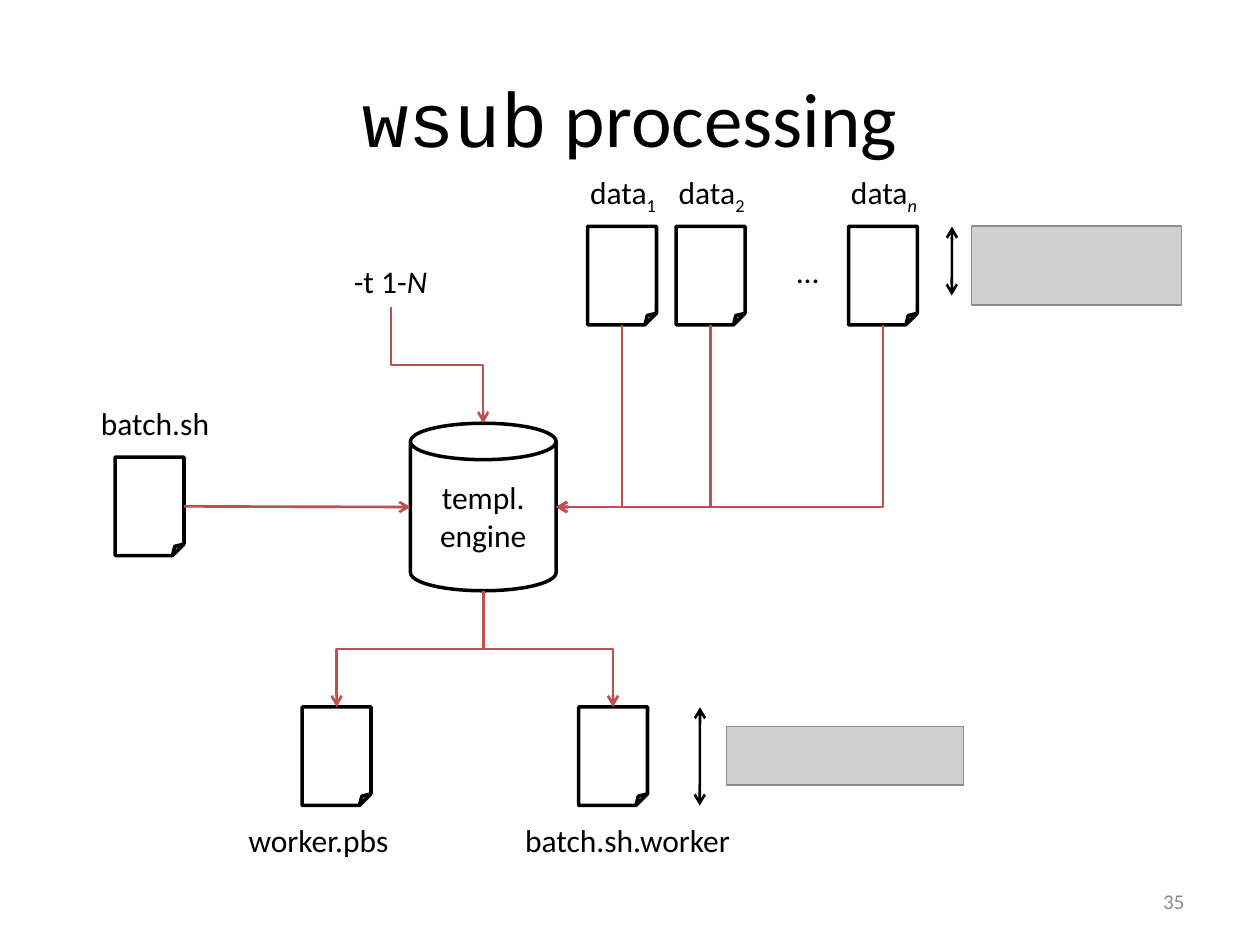
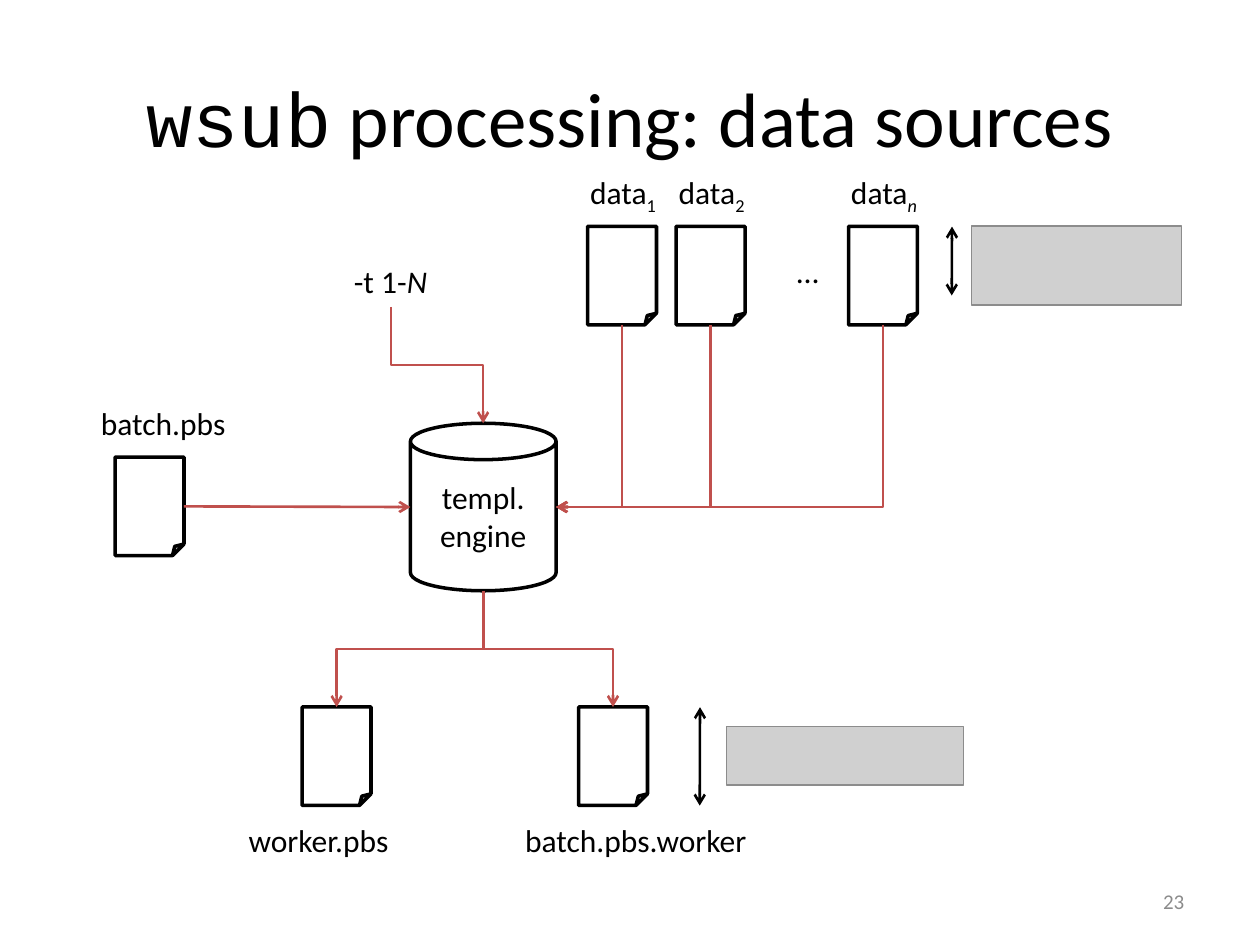
Before and after one commit to gjbex/worker, a slide deck: slide 23 of doc/worker.pptx (slide 35 before the commit). Drawn at 1260x945 pixels with LibreOffice and Linux fonts; fonts in the diff are those of the drawing; grey boxes stand for pictures. Boxes give left, top, right and bottom in pixels: in the first picture for what was removed or moved away, otherwise in the second. Text is boxed around its words. In the diff, an @@ line names an element or a change of style, - is before the commit and + after.

Commit message:
Move wsub implementation slide to features

```diff
--- a/doc/worker.pptx
+++ b/doc/worker.pptx
@@ title at (x1=147, y1=91, x2=1112, y2=161): text changed @@
-wsub processing
+wsub processing: data sources
@@ text at (x1=101, y1=413, x2=225, y2=440): text changed @@
-batch.sh
+batch.pbs
@@ text at (x1=525, y1=830, x2=746, y2=857): text changed @@
-batch.sh.worker
+batch.pbs.worker
@@ page number at (x1=1163, y1=895, x2=1184, y2=909): text changed @@
-35
+23
```
Also in this commit, not shown: 4 other slides changed.
